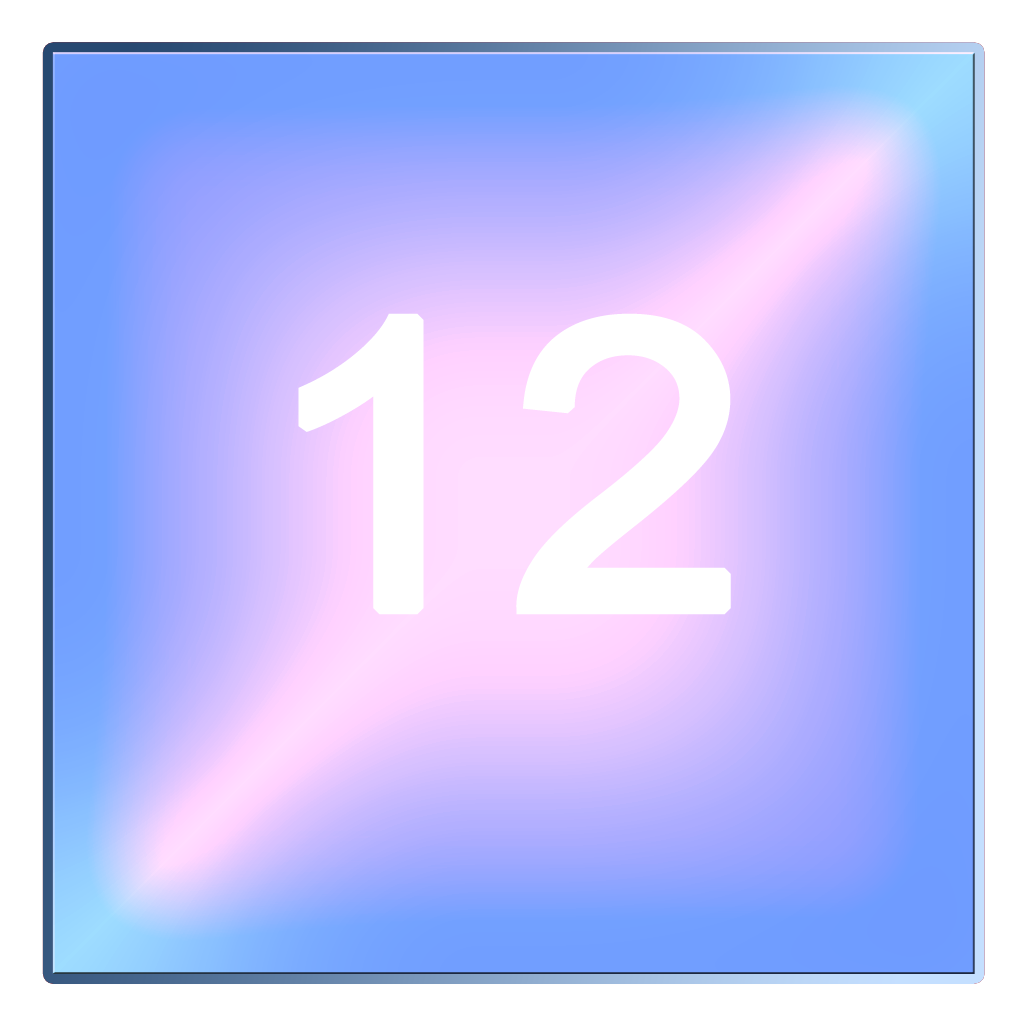
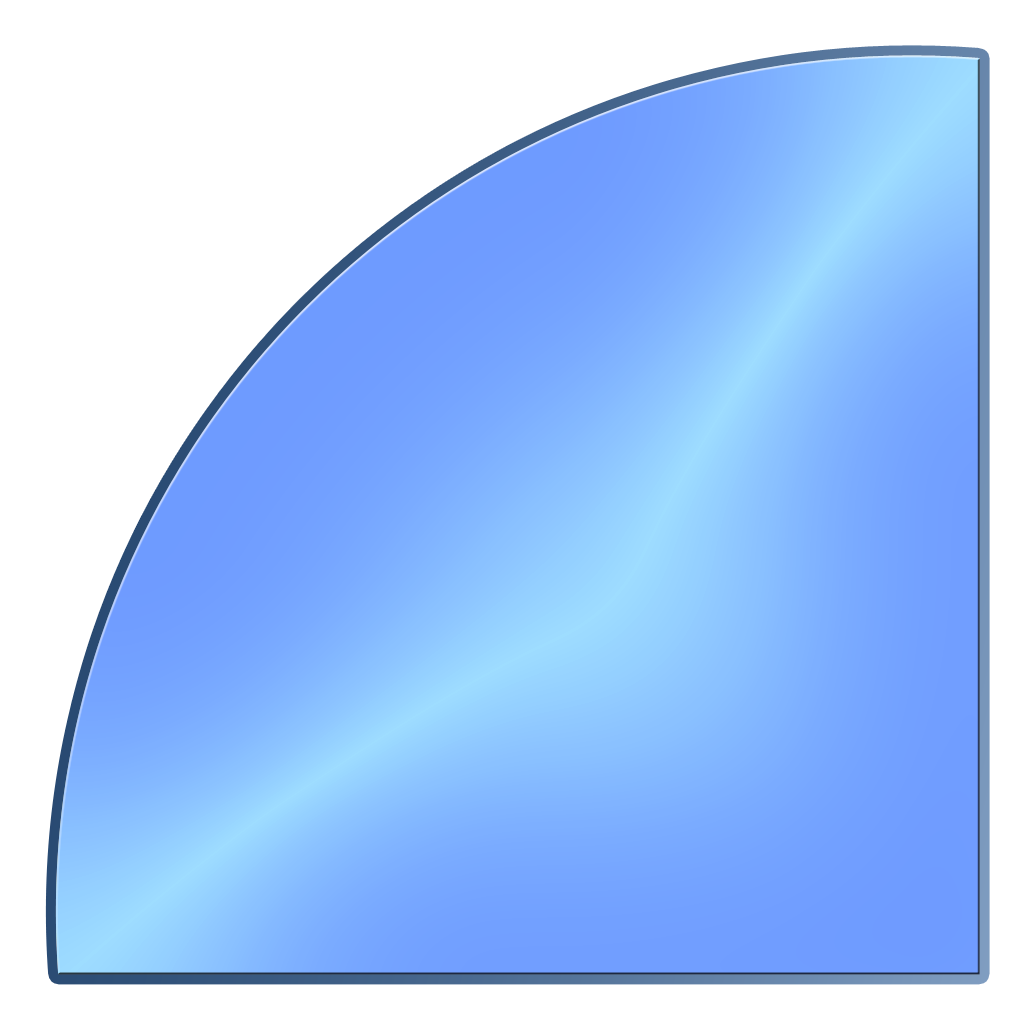
Revision of a layered 1024 × 1024 image; what changed, layer by layer:
removed layer "12" over [298, 313, 731, 615]
removed layer "Shape 2 copy" (was overlay) over [52, 52, 975, 974]
removed layer "Shape 2" (was luminosity) over [52, 52, 975, 974]
added layer "Shape 6 copy 2" (overlay) above "Shape 6 copy" over [55, 55, 980, 975]
added layer "Shape 6" above "Layer 0" over [55, 55, 980, 975]
hid "Layer 0" over [52, 52, 976, 976]
